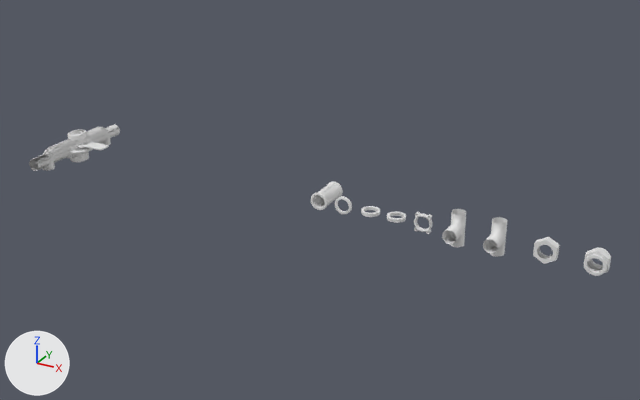
The Blender file Models + Textures/Work in Progress/PipesWIPUNWRAPPED.blend: old version first, new version second.
Camera for both pictures: a camera (50 mm lens) standing at (164.4, -164.2, 82.2) and looking at (72.8, 2.4, -1.1). Arrows for +X, +Y and +Z are at lower left; the lights stay in place.

In view in the first picture: 'HEXAGONE1', 'RING1', 'RING2', 'RING4', 'THINGIDK', 'TUBE1', 'TUBESLEEVE', 'TUBE_BEND', 'T_JUNCTION.001', 'T_JUNCTIONINSIDE'.
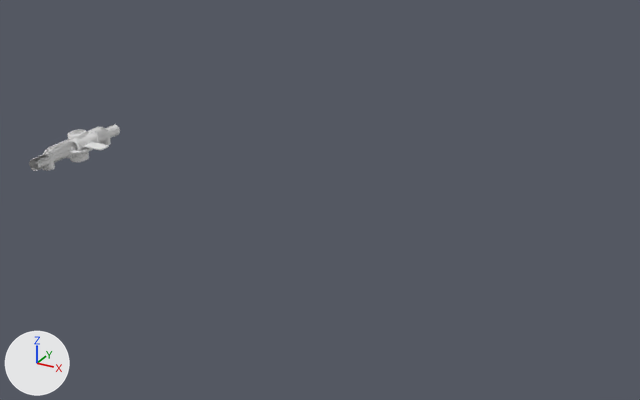
The change, as a diff of the scene's bpy script:
```diff
--- a/Models + Textures/Work in Progress/PipesWIPUNWRAPPED.blend.py
+++ b/Models + Textures/Work in Progress/PipesWIPUNWRAPPED.blend.py
@@ me_plane_005 @@
 me_plane_005.from_pydata(...)  # 468 vertices, 476 faces; spans x 97.73..101.75, y -0.45..0.45, z -2.13..2.23
 # used by ob_thingidk; location = (0.0, 0.0, 0.0)
+# me_plane_005 part 1: the whole mesh is moved by (-99.77, 0.0, 0.0)
@@ me_plane_023 @@
 me_plane_023.from_pydata(...)  # 224 vertices, 224 faces; spans x 78.03..82.26, y -0.39..0.39, z -2.12..2.12
 # used by ob_ring4; location = (0.0, 0.0, 0.0)
+# me_plane_023 part 2: the whole mesh is moved by (-80.15, 0.0, 0.0)
@@ me_plane_024 @@
 me_plane_024.from_pydata(...)  # 112 vertices, 112 faces; spans x 84.95..89.19, y -2.12..2.12, z -0.39..0.39
 # used by ob_ring2; location = (0.0, 0.0, 0.0)
+# me_plane_024 part 3: the whole mesh is moved by (-87.07, 0.0, 0.0)
@@ me_plane_026 @@
 me_plane_026.from_pydata(...)  # 436 vertices, 436 faces; spans x 71.6..75.77, y -3.94..3.95, z -2.09..2.09
 # used by ob_tubesleeve; location = (1.6, 1.0, 1.0)
+# me_plane_026 part 4: the whole mesh is moved by (-72.05, 1.05, 1.01)
@@ me_plane_029 @@
 me_plane_029.from_pydata(...)  # 125 vertices, 84 faces; spans x 105.65..108.83, y -3.83..2.84, z -3.83..3.83
 # used by ob_t_junctioninside; location = (0.0, 0.0, 0.0)
+# me_plane_029 part 5: the whole mesh is moved by (-107.24, 0.0, 0.0)
@@ me_plane_008 @@
 me_plane_008.from_pydata(...)  # 560 vertices, 560 faces; spans x 91.24..95.47, y -2.12..2.12, z -0.4..0.43
 # used by ob_ring1; location = (0.0, 0.0, 0.0)
+# me_plane_008 part 6: the whole mesh is moved by (-93.36, 0.0, 0.0)
@@ me_plane_017 @@
 me_plane_017.from_pydata(...)  # 125 vertices, 84 faces; spans x 114.64..117.82, y -3.83..2.84, z -3.83..3.83
 # used by ob_t_junction_001; location = (0.0, 0.0, 0.0)
+# me_plane_017 part 7: the whole mesh is moved by (-116.23, 0.0, 0.0)
@@ me_cylinder_002 @@
 me_cylinder_002.from_pydata(...)  # 112 vertices, 84 faces; spans x 124.43..129.16, y -0.88..0.87, z -2.73..2.73
 # used by ob_hexagone1; location = (0.0, 0.0, 0.0)
+# me_cylinder_002 part 8: the whole mesh is moved by (-126.8, 0.0, 0.0)
@@ me_cylinder_003 @@
 me_cylinder_003.from_pydata(...)  # 728 vertices, 756 faces; spans x 134.71..139.44, y -2.02..2.02, z -2.73..2.73
 # used by ob_tube1; location = (0.0, 0.0, 0.0)
+# me_cylinder_003 part 9: the whole mesh is moved by (-137.08, 0.0, 0.0)
@@ ob_tubesleeve @@
 ob_tubesleeve = bpy.data.objects.new('TUBESLEEVE', me_plane_026)
-ob_tubesleeve.location = (1.6, 1.0, 1.0)
+ob_tubesleeve.location = (0.0, 0.0, 0.0)
```

Boxes [x1, y1, x2, y2] around the edits, measured in the pictures (640 x 400 px):
'TUBESLEEVE', moved: before [311, 182, 343, 210]; after [69, 131, 100, 155]
'T_JUNCTION.001', mesh moved (not visible afterwards): before [483, 217, 507, 257]
'T_JUNCTIONINSIDE', mesh moved: before [442, 209, 466, 247]; after [74, 130, 86, 154]
'TUBE1', mesh moved: before [584, 247, 611, 276]; after [73, 144, 81, 157]
'HEXAGONE1', mesh moved (not visible afterwards): before [533, 237, 560, 264]
'THINGIDK', mesh moved (not visible afterwards): before [414, 212, 433, 234]
'RING1', mesh moved (not visible afterwards): before [387, 211, 406, 223]
'RING2', mesh moved (not visible afterwards): before [361, 206, 380, 217]
'RING4', mesh moved (not visible afterwards): before [335, 196, 352, 214]
